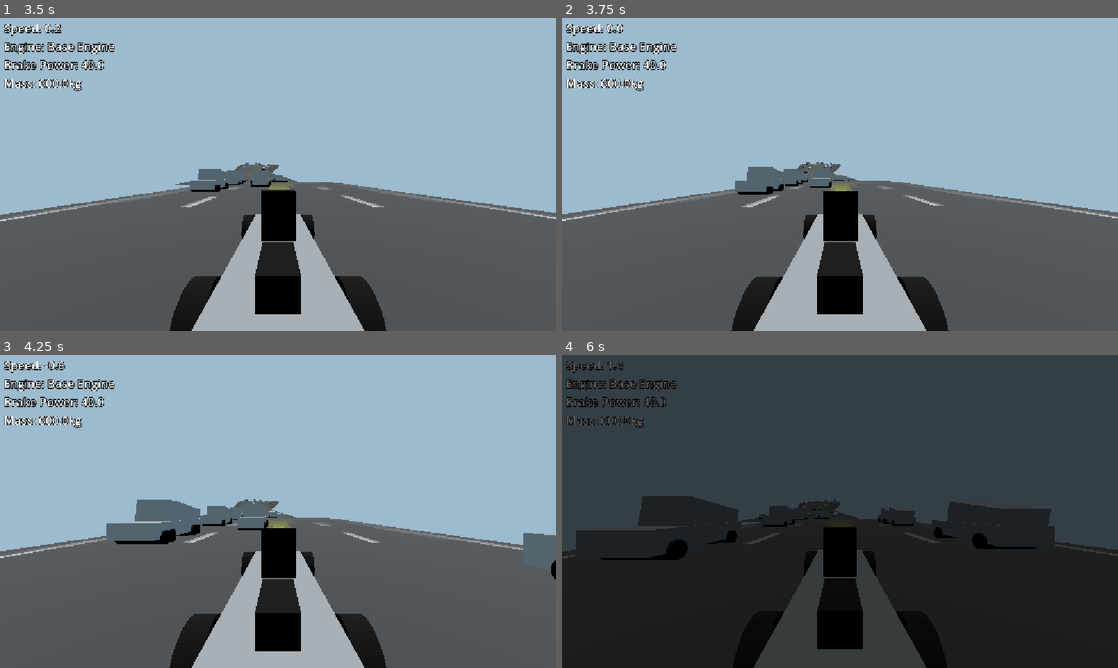
Above: before the commit, frames 1-4 (two rows, left to right).
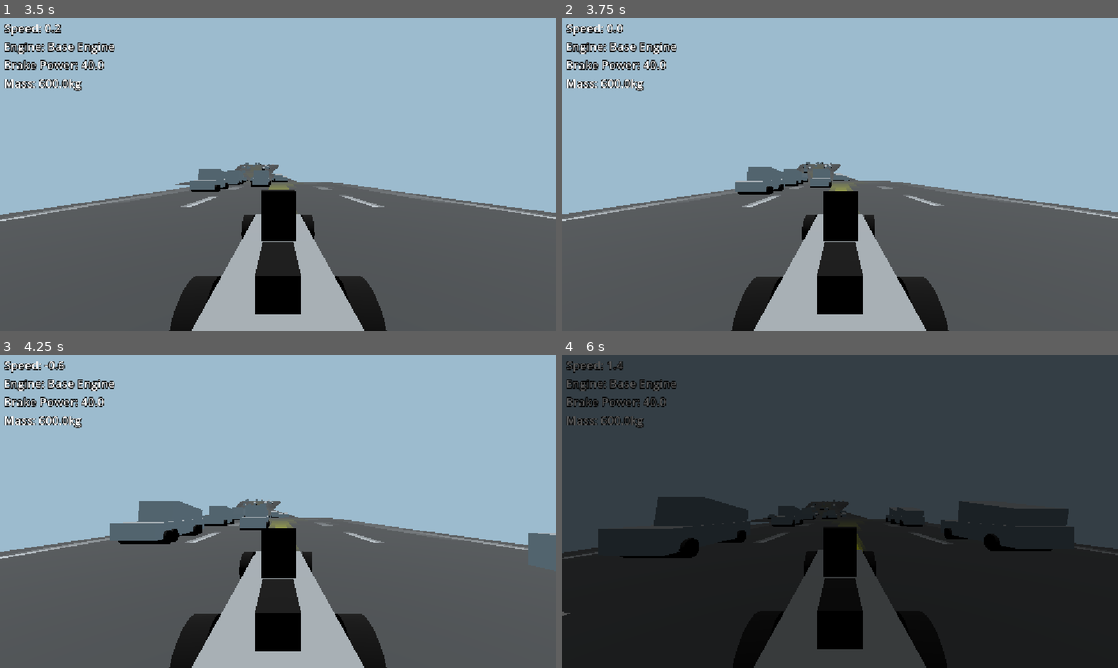
Above: after the commit, the same moments.

Repository: bladeclickers/craft_any_vehicle
Game: Godot game, scene res://scenes/start.tscn
Two runs of this game, one before a commit and one after it. Both use one fixed random seed, a clock stepped at 60 frames per second and the inputs below. Sound files missing from this copy of the repository are replaced by a short silence.
Inputs (mouse positions are in pixels of both pictures, inside the frame that each line leads up to):
- Up to frame 1 (3.5 s): click "Play" at 0.5 s; click "Play" at 1.25 s; tap Enter at 2 s; move the mouse to (400, 158) at 2.02 s; hold Right (ui_right) 2.03-2.75 s; hold A (a) 2.03-2.75 s; click (400, 158) at 2.17 s; tap D (d) at 2.3 s; drag from (166, 190) to (250, 237) at 2.77 s
- Up to frame 2 (3.75 s): move the mouse to (895, 105) at 3.52 s; hold Right (ui_right) from 3.53 s (still down); hold S (s) from 3.53 s (still down)
- Up to frame 3 (4.25 s): keep holding Right (ui_right); keep holding S (s); click (333, 442) at 3.8 s
- Up to frame 4 (6 s): release Right (ui_right) at 4.25 s; release S (s) at 4.25 s; drag from (812, 574) to (673, 464) at 4.27 s; move the mouse to (1006, 558) at 5.02 s; hold Left (ui_left) 5.03-5.75 s; hold W (w) 5.03-5.75 s; click (1006, 558) at 5.17 s; tap A (a) at 5.3 s; tap R (reset) at 5.65 s; drag from (673, 464) to (756, 433) at 5.77 s

Frame 1 is identical in both runs. In frame 2, 0.1% of the frame differs, in the area x 0-100%, y 47-99%; in frame 3, 0.8%; in frame 4, 3.0%, in the area x 0-100%, y 45-84%.

Commit message:
fix controller support

Diff:
--- /dev/null
+++ b/assets/controller.tscn
@@ -0,0 +1,6 @@
+[gd_scene format=3 uid="uid://cgkap0vdvcq26"]
+
+[ext_resource type="Script" uid="uid://qjtroosm7gq7" path="res://assets/scripts/controller.gd" id="1_ormyw"]
+
+[node name="Controller" type="Node2D" unique_id=499365531]
+script = ExtResource("1_ormyw")
--- /dev/null
+++ b/assets/scripts/controller.gd
@@ -0,0 +1,34 @@
+extends Node2D
+
+const CURSOR_SPEED = 800.0
+var virtual_mouse_pos := Vector2i(0, 0)
+
+func simulate_left_click(click_position: Vector2):
+	var press_event = InputEventMouseButton.new()
+	press_event.button_index = MOUSE_BUTTON_LEFT
+	press_event.pressed = true
+	press_event.position = click_position
+
+	Input.parse_input_event(press_event)
+
+	var release_event = InputEventMouseButton.new()
+	release_event.button_index = MOUSE_BUTTON_LEFT
+	release_event.pressed = false
+	release_event.position = click_position
+
+	Input.parse_input_event(release_event)
+
+func _ready() -> void:
+	virtual_mouse_pos = DisplayServer.mouse_get_position()
+
+func _process(delta: float) -> void:
+	var stick := Input.get_vector("jp_a", "jp_d", "jp_w", "jp_s")
+
+	if stick.length() > 0.0:
+		virtual_mouse_pos += Vector2i(stick * CURSOR_SPEED * delta)
+		get_viewport().warp_mouse(virtual_mouse_pos)
+	else:
+		virtual_mouse_pos = get_viewport().get_mouse_position()
+
+	if Input.is_action_just_pressed("jp_select"):
+		simulate_left_click(get_viewport().get_mouse_position())
--- a/assets/scripts/pivot.gd
+++ b/assets/scripts/pivot.gd
@@ -2,6 +2,7 @@
 
 @onready var cam = $Camera3D
 
+var joypad_sens := 3.0
 var sensitivity := 0.005
 var rotating := false
 
@@ -16,3 +17,12 @@
 			rotate_y(-event.relative.x * sensitivity)
 			rotation.x -= event.relative.y * sensitivity
 			rotation.x = clamp(rotation.x, deg_to_rad(-60), deg_to_rad(60))
+
+func _process(delta: float) -> void:
+	var stick := Input.get_vector("jp2_a", "jp2_d", "jp2_w", "jp2_s")
+
+	if stick.length() > 0.0:
+		rotation.y -= stick.x * joypad_sens * delta
+		rotation.x -= stick.y * joypad_sens * delta
+
+		rotation.x = clamp(rotation.x, deg_to_rad(-60), deg_to_rad(60))
--- a/project.godot
+++ b/project.godot
@@ -34,41 +34,99 @@
 w={
 "deadzone": 0.2,
 "events": [Object(InputEventKey,"resource_local_to_scene":false,"resource_name":"","device":-1,"window_id":0,"alt_press …(192 unchanged characters)…
+, Object(InputEventKey,"resource_local_to_scene":false,"resource_name":"","device":-1,"window_id":0,"alt_pressed":false,"shift_pressed":false,"ctrl_pressed":false,"meta_pressed":false,"pressed":false,"keycode":0,"physical_keycode":4194320,"key_label":0,"unicode":0,"location":0,"echo":false,"script":null)
+, Object(InputEventJoypadMotion,"resource_local_to_scene":false,"resource_name":"","device":-1,"axis":5,"axis_value":1.0,"script":null)
 ]
 }
 a={
 "deadzone": 0.2,
 "events": [Object(InputEventKey,"resource_local_to_scene":false,"resource_name":"","device":-1,"window_id":0,"alt_press …(191 unchanged characters)…
+, Object(InputEventKey,"resource_local_to_scene":false,"resource_name":"","device":-1,"window_id":0,"alt_pressed":false,"shift_pressed":false,"ctrl_pressed":false,"meta_pressed":false,"pressed":false,"keycode":0,"physical_keycode":4194319,"key_label":0,"unicode":0,"location":0,"echo":false,"script":null)
+, Object(InputEventJoypadMotion,"resource_local_to_scene":false,"resource_name":"","device":-1,"axis":0,"axis_value":-1.0,"script":null)
 ]
 }
 s={
 "deadzone": 0.2,
 "events": [Object(InputEventKey,"resource_local_to_scene":false,"resource_name":"","device":-1,"window_id":0,"alt_press …(192 unchanged characters)…
+, Object(InputEventKey,"resource_local_to_scene":false,"resource_name":"","device":-1,"window_id":0,"alt_pressed":false,"shift_pressed":false,"ctrl_pressed":false,"meta_pressed":false,"pressed":false,"keycode":0,"physical_keycode":4194322,"key_label":0,"unicode":0,"location":0,"echo":false,"script":null)
+, Object(InputEventJoypadMotion,"resource_local_to_scene":false,"resource_name":"","device":-1,"axis":4,"axis_value":1.0,"script":null)
 ]
 }
 d={
 "deadzone": 0.2,
 "events": [Object(InputEventKey,"resource_local_to_scene":false,"resource_name":"","device":-1,"window_id":0,"alt_press …(192 unchanged characters)…
+, Object(InputEventKey,"resource_local_to_scene":false,"resource_name":"","device":-1,"window_id":0,"alt_pressed":false,"shift_pressed":false,"ctrl_pressed":false,"meta_pressed":false,"pressed":false,"keycode":0,"physical_keycode":4194321,"key_label":0,"unicode":0,"location":0,"echo":false,"script":null)
+, Object(InputEventJoypadMotion,"resource_local_to_scene":false,"resource_name":"","device":-1,"axis":0,"axis_value":1.0,"script":null)
 ]
 }
 select={
 "deadzone": 0.2,
 "events": [Object(InputEventMouseButton,"resource_local_to_scene":false,"resource_name":"","device":-1,"window_id":0,"a …(258 unchanged characters)…
+, Object(InputEventKey,"resource_local_to_scene":false,"resource_name":"","device":-1,"window_id":0,"alt_pressed":false,"shift_pressed":false,"ctrl_pressed":false,"meta_pressed":false,"pressed":false,"keycode":0,"physical_keycode":69,"key_label":0,"unicode":101,"location":0,"echo":false,"script":null)
+, Object(InputEventJoypadButton,"resource_local_to_scene":false,"resource_name":"","device":-1,"button_index":1,"pressure":0.0,"pressed":false,"script":null)
 ]
 }
 reset={
 "deadzone": 0.2,
 "events": [Object(InputEventKey,"resource_local_to_scene":false,"resource_name":"","device":-1,"window_id":0,"alt_press …(192 unchanged characters)…
+, Object(InputEventJoypadButton,"resource_local_to_scene":false,"resource_name":"","device":-1,"button_index":0,"pressure":0.0,"pressed":false,"script":null)
 ]
 }
 camera={
 "deadzone": 0.2,
 "events": [Object(InputEventKey,"resource_local_to_scene":false,"resource_name":"","device":-1,"window_id":0,"alt_press …(191 unchanged characters)…
+, Object(InputEventJoypadButton,"resource_local_to_scene":false,"resource_name":"","device":-1,"button_index":2,"pressure":0.0,"pressed":false,"script":null)
 ]
 }
 clear={
 "deadzone": 0.2,
 "events": [Object(InputEventKey,"resource_local_to_scene":false,"resource_name":"","device":-1,"window_id":0,"alt_press …(192 unchanged characters)…
+, Object(InputEventJoypadButton,"resource_local_to_scene":false,"resource_name":"","device":-1,"button_index":3,"pressure":0.0,"pressed":false,"script":null)
+]
+}
+jp_w={
+"deadzone": 0.2,
+"events": [Object(InputEventJoypadMotion,"resource_local_to_scene":false,"resource_name":"","device":-1,"axis":1,"axis_value":-1.0,"script":null)
+]
+}
+jp_a={
+"deadzone": 0.2,
+"events": [Object(InputEventJoypadMotion,"resource_local_to_scene":false,"resource_name":"","device":-1,"axis":0,"axis_value":-1.0,"script":null)
+]
+}
+jp_s={
+"deadzone": 0.2,
+"events": [Object(InputEventJoypadMotion,"resource_local_to_scene":false,"resource_name":"","device":-1,"axis":1,"axis_value":1.0,"script":null)
+]
+}
+jp_d={
+"deadzone": 0.2,
+"events": [Object(InputEventJoypadMotion,"resource_local_to_scene":false,"resource_name":"","device":-1,"axis":0,"axis_value":1.0,"script":null)
+]
+}
+jp2_w={
+"deadzone": 0.2,
+"events": [Object(InputEventJoypadMotion,"resource_local_to_scene":false,"resource_name":"","device":-1,"axis":3,"axis_value":-1.0,"script":null)
+]
+}
+jp2_a={
+"deadzone": 0.2,
+"events": [Object(InputEventJoypadMotion,"resource_local_to_scene":false,"resource_name":"","device":-1,"axis":2,"axis_value":-1.0,"script":null)
+]
+}
+jp2_s={
+"deadzone": 0.2,
+"events": [Object(InputEventJoypadMotion,"resource_local_to_scene":false,"resource_name":"","device":-1,"axis":3,"axis_value":1.0,"script":null)
+]
+}
+jp2_d={
+"deadzone": 0.2,
+"events": [Object(InputEventJoypadMotion,"resource_local_to_scene":false,"resource_name":"","device":-1,"axis":2,"axis_value":1.0,"script":null)
+]
+}
+jp_select={
+"deadzone": 0.2,
+"events": [Object(InputEventJoypadButton,"resource_local_to_scene":false,"resource_name":"","device":-1,"button_index":1,"pressure":0.0,"pressed":false,"script":null)
 ]
 }
 
--- a/scenes/editor.tscn
+++ b/scenes/editor.tscn
@@ -2,6 +2,7 @@
 
 [ext_resource type="PackedScene" uid="uid://carbat5rk66g0" path="res://assets/base_car.tscn" id="1_b1cmn"]
 [ext_resource type="Script" uid="uid://dtqa5iwsfqqvj" path="res://scripts/editor/editor.gd" id="1_pxqd5"]
+[ext_resource type="PackedScene" uid="uid://cgkap0vdvcq26" path="res://assets/controller.tscn" id="2_eqbpn"]
 [ext_resource type="Script" uid="uid://l5hgysxvqnos" path="res://assets/scripts/pivot.gd" id="3_ba0ut"]
 [ext_resource type="Script" uid="uid://byh3q8tqhceas" path="res://scripts/editor/property_pane.gd" id="4_q68jb"]
 [ext_resource type="Script" uid="uid://dydtamj26k5cv" path="res://scripts/editor/wheel_pane.gd" id="5_xg7d5"]
@@ -34,6 +35,8 @@
 
 [node name="Editor" type="Node3D" unique_id=240211013]
 script = ExtResource("1_pxqd5")
+
+[node name="Controller" parent="." unique_id=499365531 instance=ExtResource("2_eqbpn")]
 
 [node name="CSGBox3D" type="CSGBox3D" parent="." unique_id=1322547214]
 transform = Transform3D(3.9447138, 0, 0, 0, 0.19123447, 0, 0, 0, 5.7918286, 0, 0, 0)
--- a/scenes/start.tscn
+++ b/scenes/start.tscn
@@ -1,5 +1,6 @@
 [gd_scene format=3 uid="uid://bi8mnmbj2lhxc"]
 
+[ext_resource type="PackedScene" uid="uid://cgkap0vdvcq26" path="res://assets/controller.tscn" id="1_bodal"]
 [ext_resource type="Script" uid="uid://ck5qsnxqxmpt2" path="res://scripts/ui/label.gd" id="1_jaeev"]
 [ext_resource type="Script" uid="uid://b5kulm1wy0ifv" path="res://scripts/ui/button.gd" id="2_u80x2"]
 
@@ -18,6 +19,8 @@
 anchor_bottom = 1.0
 grow_horizontal = 2
 grow_vertical = 2
+
+[node name="Controller" parent="." unique_id=499365531 instance=ExtResource("1_bodal")]
 
 [node name="ColorRect" type="ColorRect" parent="." unique_id=1757779003]
 layout_mode = 0
Not shown, added: assets/scripts/controller.gd.uid
